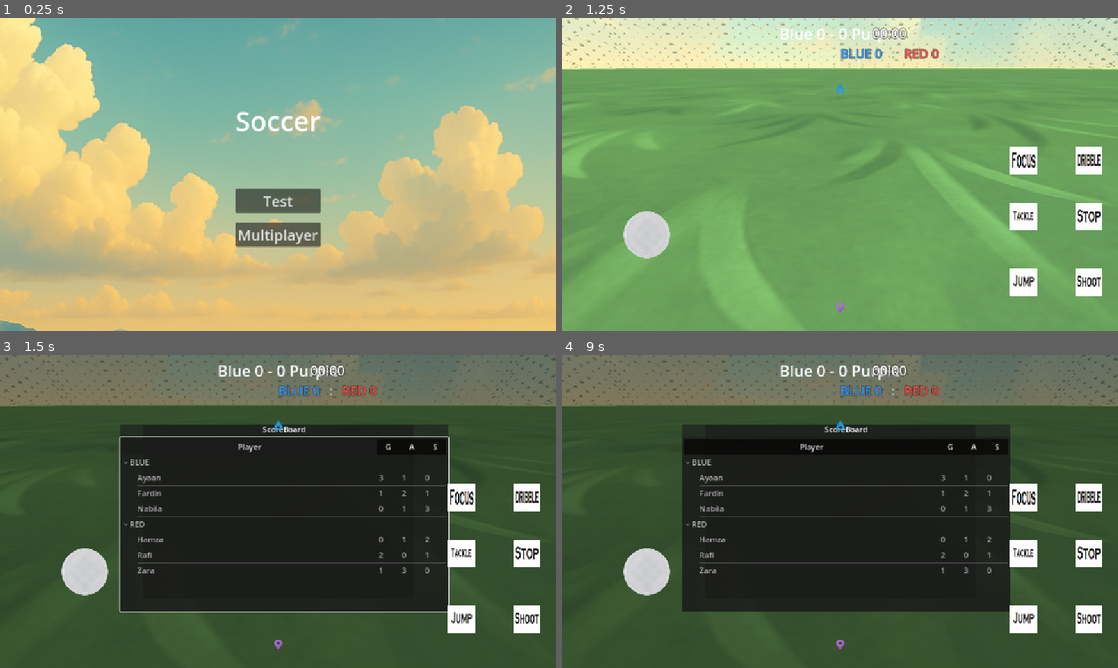
Above: before the commit, frames 1-4 (two rows, left to right).
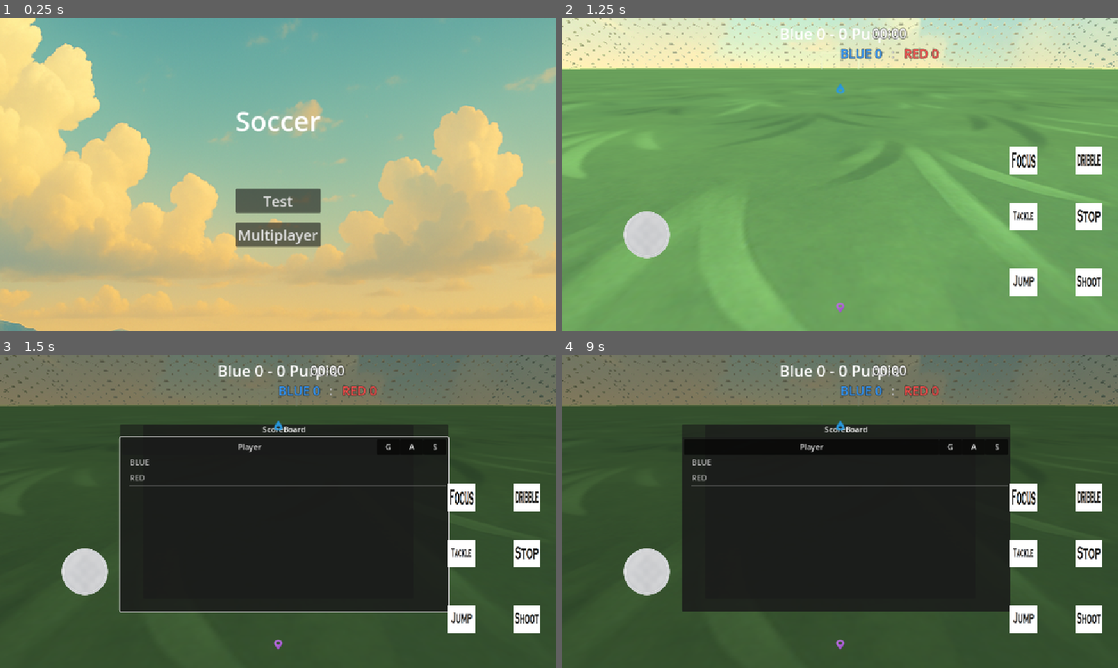
Above: after the commit, the same moments.

Repository: Faisal9777/power-soccer
Game: Godot game, scene res://title_screen.tscn
The game is run twice, just before and just after one commit, with the same random seed, the same clock (stepped at 60 frames per second) and the same inputs.
Inputs (mouse positions are in pixels of both pictures, inside the frame that each line leads up to):
- Up to frame 1 (0.25 s): no input
- Up to frame 2 (1.25 s): click "Test" at 0.5 s
- Up to frame 3 (1.5 s): tap Enter (ui_accept) at 1.25 s; move the mouse to (305, 511) at 1.27 s; hold W (move_forward) from 1.28 s (still down); hold Tab (scoreboard) from 1.28 s (still down); click (305, 511) at 1.42 s
- Up to frame 4 (9 s): tap Space (jump) at 1.52, 2.27, 3.77, 4.52, 5.27, 6.77, 7.52, 8.27 s; tap Shift (sprint) at 1.55, 2.1, 3.05, 6.6 s; tap Enter (ui_accept) every 0.75 s from 2 to 5 s; move the mouse to (812, 511) at 2.02 s; release Tab (scoreboard) at 2.03 s; tap Tab (scoreboard) at 2.3, 3.8, 5.1, 6.8, 8.3 s; move the mouse to (851, 505) at 2.77 s; hold E (dribble) 2.78-3.53 s; move the mouse to (834, 517) at 3.52 s; tap H (host_key) at 3.6 s; click (834, 517) at 3.67 s; move the mouse to (878, 514) at 4.27 s; hold Shift (sprint) 4.28-5.03 s; tap J (join_key) at 4.35 s; move the mouse to (795, 508) at 5.02 s; move the mouse to (845, 511) at 5.77 s; hold Shift (sprint) 5.78-6.53 s; click (845, 511) at 5.85 s; move the mouse to (817, 505) at 6.52 s; release W (move_forward) at 6.53 s; hold Right (move_right) 6.53-7.28 s; move the mouse to (867, 511) at 7.27 s; hold Shift (sprint) 7.28-8.03 s; hold W (move_forward) from 7.28 s (still down); tap R (stop_ball) at 7.35 s; move the mouse to (812, 511) at 8.02 s; tap Q (tackle) at 8.1 s; click (812, 511) at 8.17 s; move the mouse to (851, 505) at 8.77 s; hold Tab (scoreboard) from 8.78 s (still down)

Frames 1-2 are identical in both runs. In frame 3, 0.9% of the frame differs, in the area x 22-81%, y 34-70%; in frame 4, 0.9%.
Error before the commit: Out of bounds get index '1' (on base: 'Dictionary[int, CharacterBody3D]') (res://scripts/multiplayer/world_server.gd:112)
Error after the commit: Out of bounds get index '1' (on base: 'Dictionary[int, CharacterBody3D]') (res://scripts/multiplayer/world_server.gd:113)

Commit message:
fixed player repositioning and subsequent logic after a goal is scored

Diff:
--- a/scripts/multiplayer/game_client.gd
+++ b/scripts/multiplayer/game_client.gd
@@ -14,7 +14,7 @@
 var _countdown_label: Label
 var _is_player_frozen:= true
 var _network_endpoint : Node
-
+var _all_player_frozen := true
 var ball_scene : Node
 var spawns_blue : Node
 var spawns_red : Node
@@ -215,19 +215,24 @@
 	set_multiplayer_authority(1)
 
 func _physics_process(delta: float) -> void:
-	if _is_player_frozen and not state.is_paused:
-		_toggle_player_process(true)
-		_is_player_frozen = false
+	#if _is_player_frozen and not state.is_paused:
+		#_toggle_player_process(true)
+		#_is_player_frozen = false
+
 	if state and state.can_process:
 		if not state.is_paused:
 			# Everyone (server + clients) renders from replicated time_left_ms
 			_update_label(state.time_left_ms)
-
-		_update_countdown_ui(state.countdown_ms)
-		_update_score_label(state.blue_score, state.red_score)
+		if state.goal_scored:
+			_countdown_label.text = "Goal!"     # "3", "2", "1"
+			_countdown_label.show()
+		else:
+			_update_countdown_ui(state.countdown_ms)
+			_update_score_label(state.blue_score, state.red_score)
 
 func _position_players() -> void:
 	return
+
 
 func start_game() -> void:
 	#var ball_scene : Node3D = get_node(snapshots["ball_scene"])
@@ -246,6 +251,7 @@
 			continue
 
 		p.freeze(switch)
+	_all_player_frozen = switch
 
 func _position_players2() -> void:
 	var blue_placed := 1
--- a/scripts/multiplayer/game_server.gd
+++ b/scripts/multiplayer/game_server.gd
@@ -159,28 +159,35 @@
 
 func _start_game() -> void:
 	state.is_paused = false
+	_toggle_player_process(true)
 	#_toggle_player_process(false)
 
 func _toggle_player_process(toggle : bool) -> void:
+	var switch := false
+	if toggle != true:
+		switch = true
+
 	for k in GameState.roster.keys():
 		var p := get_node(GameState.roster[k]["player_path"]) as Node3D
 		#print("the player's id is: ", pid)
 		if p == null:
 			continue
-		p.freeze(toggle)
+		p.freeze(switch)
 
 func _set_game() -> void:
 	_spawn_ball_at(ball_spawn.global_transform.origin)
 	#_spawn_players_from_roster()
 
 	#var snapshots = _build_position_snapshots()
-	var snapshots = {"ball_scene" : ball_scene.get_path(),
-	"spawns_blue": spawns_blue.get_path(),
-	"spawns_red": spawns_red.get_path()
-
-	}
-	_client.start_game()
-	_network_endpoint.rpc("receive_network_input_dictionary", NetCodes.Msg.GAME_BEGIN,{})
+	#var snapshots = {"ball_scene" : ball_scene.get_path(),
+	#"spawns_blue": spawns_blue.get_path(),
+	#"spawns_red": spawns_red.get_path()
+	#
+	#}
+	_position_players2()
+	#_client.start_game()
+	_start_countdown_server()
+	#_network_endpoint.rpc("receive_network_input_dictionary", NetCodes.Msg.GAME_BEGIN,{})
 
 
 func init(game : Node, network_endpoint : Node, is_also_player : bool, roster : Dictionary) -> void:
@@ -212,7 +219,6 @@
 	if is_instance_valid(_red_zone):
 		_red_zone.body_entered.connect(_on_score_zone_body_entered.bind("red_goal"))
 	_set_game()
-	_start_countdown_server()
 	state.toggle_process(true)
 
 
@@ -220,6 +226,8 @@
 	if state.can_process:
 		if multiplayer.is_server():
 				_physics_process_server(delta)
+
+
 
 func _physics_process_server(delta: float) -> void:
 	if state.time_left_ms == 0:
@@ -256,6 +264,38 @@
 	print("time up")
 
 
+func _position_players2() -> void:
+	var blue_placed := 1
+	var red_placed  := 1
+
+	# Find a target to face: live Ball if it exists, else the BallSpawn
+	var ball := ball_scene
+	#var target_pos := ball.global_transform.origin if ball != null else ball_spawn.global_transform.origin
+	#var target_pos := ball_spawn.global_position
+	for k in GameState.roster.keys():
+		var pid := int(k)
+		var name := String(GameState.roster.get(pid, {}).get("name", ""))
+		var team := int(GameState.roster.get(pid, {}).get("team", 0))
+		#print("about to calll _cl_init_entry: ", multiplayer.get_unique_id())
+		# initialize only if missing
+		var p := get_node(GameState.roster[k]["player_path"]) as Node3D
+		#print("the player's id is: ", pid)
+		if p == null:
+			continue
+
+		if GameState.is_blue(pid):
+			var sp := spawns_blue.get_node_or_null("Spawn%d" % blue_placed) as Node3D
+			if sp:
+				p.global_transform = sp.global_transform
+				blue_placed += 1
+		else:
+			var sp := spawns_red.get_node_or_null("Spawn%d" % red_placed) as Node3D
+			if sp:
+				p.global_transform = sp.global_transform
+				red_placed += 1
+		# tell that specific client to aim their camera
+		p.focus_at(ball)
+		p.freeze(true)
 
 func _spawn_players_from_roster() -> void:
 	# player_scene should be known (from GameState or exported on World)
@@ -277,6 +317,8 @@
 
 		if team == GameState.Team.BLUE: blue_i += 1
 		else:                           red_i  += 1
+
+
 
 @rpc("any_peer", "reliable", "call_local")
 func _rpc_aim_camera(target_pos: Vector3, path: NodePath) -> void:
@@ -403,6 +445,21 @@
 	if not body.is_in_group("ball"): return       # tag your ball with group "ball"
 	_goal_lock = true
 	_handle_goal(which_goal, body)
+#func _handle_goal(which_goal: String, ball : Node3D) -> void:
+	## Example: ball in *red* goal means BLUE scores
+	#var scoring_team := "red"
+	#if which_goal == "blue_goal":
+		#scoring_team = "blue"
+	#_add_point(scoring_team, ball)
+	## Wait 3 seconds, then reset
+	## Show "Goal!" on every client (server does NOT run it)
+	#var secs := 3
+	#rpc("_cl_handle_goal_outcome", "Goal!", secs)
+	## server waits locally; this does not block clients
+	#await get_tree().create_timer(secs).timeout
+	#_set_game()
+	#_goal_lock = false
+
 func _handle_goal(which_goal: String, ball : Node3D) -> void:
 	# Example: ball in *red* goal means BLUE scores
 	var scoring_team := "red"
@@ -411,13 +468,14 @@
 	_add_point(scoring_team, ball)
 	# Wait 3 seconds, then reset
 	# Show "Goal!" on every client (server does NOT run it)
+	state.is_paused = false
 	var secs := 3
-	rpc("_cl_handle_goal_outcome", "Goal!", secs)
-	# server waits locally; this does not block clients
+	state.goal_scored = true
 	await get_tree().create_timer(secs).timeout
+	state.goal_scored = false
+
 	_set_game()
 	_goal_lock = false
-
 
 func _add_point(scoring_team: String, ball : Node3D) -> void:
 	var goal_player = ball.get_player(0)
@@ -434,22 +492,37 @@
 		#red_score += 1
 	#var stats_array = get_stats_in_array()
 	#_scoreboard_instance.set_stats(stats_array)
-	rpc("_cl_apply_goal_update", scoring_team, goal_player, assist_player, GameState.is_in_the_same_team(goal_player, scoring_team))
+	_apply_goal_update(scoring_team, goal_player, assist_player, GameState.is_in_the_same_team(goal_player, scoring_team))
+	#rpc("_cl_apply_goal_update", scoring_team, goal_player, assist_player, GameState.is_in_the_same_team(goal_player, scoring_team))
 
 @rpc("authority", "reliable", "call_local")
 func _cl_apply_goal_update(scoring_team : String, goal_player : int, assist_player : int, is_in_the_same_team : bool) -> void:
 	if goal_player != -1 and not is_in_the_same_team:
-		game[goal_player]["goals"] += 1
+		state.add_goal(goal_player)
 	else:
-		game[goal_player]["goals"] -= 1
+		state.sub_goal(goal_player)
 	if assist_player != -1 and not is_in_the_same_team:
-		game[goal_player]["assists"] += 1
+		state.add_assist(assist_player)
 	if scoring_team == "red":
 		state.blue_score += 1
 	else:
 		state.red_score += 1
-	var stats_array = get_stats_in_array()
-	_scoreboard_instance.set_stats(stats_array)
+	#var stats_data = state.get_game_data()
+	#_scoreboard_instance.set_stats(stats_data)
+
+func _apply_goal_update(scoring_team : String, goal_player : int, assist_player : int, is_in_the_same_team : bool) -> void:
+	if goal_player != -1 and not is_in_the_same_team:
+		state.add_goal(goal_player)
+	else:
+		state.sub_goal(goal_player)
+	if assist_player != -1 and not is_in_the_same_team:
+		state.add_assist(assist_player)
+	if scoring_team == "red":
+		state.blue_score += 1
+	else:
+		state.red_score += 1
+	#var stats_data = state.get_game_data()
+	#
 
 @rpc("authority", "reliable", "call_local")
 func _cl_handle_goal_outcome(text: String, seconds: float) -> void:
--- a/scripts/multiplayer/ingame_states.gd
+++ b/scripts/multiplayer/ingame_states.gd
@@ -7,7 +7,10 @@
 var red_score: int = 0
 var countdown_ms: int = 0
 var scene_path_to_load := ""
+var game_data = {}
+var goal_scored := false
 func _ready() -> void:
+	set_multiplayer_authority(1)
 	_install_synchronizer()
 
 func _install_synchronizer() -> void:
@@ -23,6 +26,8 @@
 	cfg.add_property(NodePath(".:is_paused"))
 	cfg.add_property(NodePath(".:can_process"))
 	cfg.add_property(NodePath(".:scene_path_to_load"))
+	cfg.add_property(NodePath(".:game_data"))
+	cfg.add_property(NodePath(".:goal_scored"))
 
 	cfg.property_set_replication_mode(NodePath(".:time_left_ms"), SceneReplicationConfig.REPLICATION_MODE_ALWAYS)
 	cfg.property_set_replication_mode(NodePath(".:blue_score"),   SceneReplicationConfig.REPLICATION_MODE_ON_CHANGE)
@@ -31,9 +36,33 @@
 	cfg.property_set_replication_mode(NodePath(".:is_paused"),    SceneReplicationConfig.REPLICATION_MODE_ALWAYS)
 	cfg.property_set_replication_mode(NodePath(".:can_process"),  SceneReplicationConfig.REPLICATION_MODE_ALWAYS)
 	cfg.property_set_replication_mode(NodePath(".:scene_path_to_load"), SceneReplicationConfig.REPLICATION_MODE_ALWAYS)
+	cfg.property_set_replication_mode(NodePath(".:game_data"), SceneReplicationConfig.REPLICATION_MODE_ALWAYS)
+	cfg.property_set_replication_mode(NodePath(".:goal_scored"), SceneReplicationConfig.REPLICATION_MODE_ALWAYS)
 
 	sync.replication_config = cfg
 	sync.replication_interval = 0.0
 
+func set_roster(roster : Dictionary) -> void:
+	for peer_id in roster.keys():
+		var peer = roster[peer_id]
+		var peer_data = {"name" :  peer["name"],
+		"team" : peer["team"], "goals" : 0, "assists" : 0, "saves" : 0}
+		game_data[peer_id]  = peer_data
+
 func toggle_process(toggle : bool) -> void:
 	can_process = toggle
+
+func add_goal(player_id : int) -> void:
+	game_data[player_id]["goals"] += 1
+
+func sub_goal(player_id : int) -> void:
+	game_data[player_id]["goals"] -= 1
+
+func add_assist(player_id : int) -> void:
+	game_data[player_id]["assists"] += 1
+
+func sub_assist(player_id : int) -> void:
+	game_data[player_id]["assists"] -= 1
+
+func get_game_data() -> Dictionary:
+	return game_data
--- a/scripts/multiplayer/world_server.gd
+++ b/scripts/multiplayer/world_server.gd
@@ -30,6 +30,7 @@
 		}, blue_spawns, red_spawns, ball_spawn, ball_scene)
 	_game_server.init(ingame, _network_endpoint, _is_also_player, roster)
 	_network_endpoint.set_game(_game_server)
+	ingame.set_roster(GameState.roster)
 	if _is_also_player:
 		_peers_ready += 1
 
@@ -145,10 +146,6 @@
 		var snapshot := _players[peer_id].get_snapshot() as Dictionary
 		snapshot["last_server_seq"] = int(last_server_seq.get(peer_id, -1))
 		snapshots[peer_id] = snapshot
-		if peer_id != 1:
-			print("before sending player snapshot to the client")
-			print("for the seq: ", snapshot["last_server_seq"])
-			print("the client's position: ", snapshot["pos"])
 
 	_network_endpoint.rpc("receive_network_input", snapshots, multiplayer.get_unique_id())
 
--- a/scripts/player.gd
+++ b/scripts/player.gd
@@ -207,12 +207,14 @@
 			"pos" : global_position,
 			"vel": velocity,
 			"yaw": rotation.y,
-			"pitch": (aim_pivot.rotation.x if is_instance_valid(aim_pivot) else 0.0)
+			"pitch": (aim_pivot.rotation.x if is_instance_valid(aim_pivot) else 0.0),
+			"is_frozen" : _is_frozen
 		}
 	return snapshot
 func apply_snapshot(snap: Dictionary) -> void:
 	var yaw := snap["yaw"] as float
 	var pitch := snap["pitch"] as float
+	_is_frozen = snap["is_frozen"]
 	_apply_facing_absolute(yaw, pitch)
 	global_position = snap["pos"]
 
@@ -255,7 +257,7 @@
 			"mvz": mvz,
 			"yaw": _yaw_abs,
 			"pitch": _pitch_abs,
-			"sprint" : Input.is_action_pressed("sprint")
+			"sprint" : Input.is_action_pressed("sprint"),
 		}
 	return input
 
--- a/scripts/scoreboard_scene.gd
+++ b/scripts/scoreboard_scene.gd
@@ -3,7 +3,8 @@
 
 @export var tree_path: NodePath   # assign in Inspector (to your Tree)
 var _tree: Tree
-
+var _game_data_holder : Node
+var _sc_popup : Control
 enum Team { BLUE, RED }
 
 const TEAM_NAME := { Team.BLUE: "BLUE", Team.RED: "RED" }
@@ -36,6 +37,18 @@
 	_setup_columns()
 	# Render the fake data now
 	set_stats(_fake_stats)
+
+func set_game_data_holder(holder: Node, sc_popup : Control) -> void:
+
+	_game_data_holder = holder
+	_sc_popup = sc_popup
+	# Team he
+
+func show_score(toggle : bool) -> void:
+	var data : Dictionary = _game_data_holder.get_game_data()
+	var stats : Array = _get_stats_in_array(data)
+	set_stats(stats)
+	_sc_popup.visible = toggle
 
 # -------- Public API: call later with real data --------
 # snapshot = [{id, name, team (0/1), goals, assists, saves}, ...]
@@ -88,3 +101,34 @@
 func _unhandled_input(e: InputEvent) -> void:
 	if e is InputEventKey and e.pressed and !e.echo and (e.keycode == KEY_ESCAPE or e.physical_keycode == KEY_ESCAPE):
 		queue_free()
+
+func _get_stats_in_array(game: Dictionary) -> Array[Dictionary]:
+	var stats: Array[Dictionary] = []
+
+	for k in game.keys():
+		var pid: int = int(k)
+		var e := game[k] as Dictionary
+
+		# name: prefer _game entry; fall back to GameState.roster
+		var name_val: String = ""
+		if e.has("name"):
+			name_val = String(e["name"])
+
+		# team: derive from your helper
+		var team_val := e["team"] as int
+
+
+		# build one row
+		var row: Dictionary = {
+			"id": k,
+			"name": name_val,
+			"team": team_val,
+			"goals": int(e.get("goals", 0)),
+			"assists": int(e.get("assists", 0)),
+			"saves": int(e.get("saves", 0)),  # default to 0 if you don't track it
+		}
+		stats.append(row)
+
+	# (Optional) stable ordering by id
+	stats.sort_custom(func(a, b): return int(a["id"]) < int(b["id"]))
+	return stats
--- a/scripts/world.gd
+++ b/scripts/world.gd
@@ -90,11 +90,12 @@
 		players_root.add_child(spawner)
 	_create_ball_spawner()
 	_setup_pause_dialog()
-	_setup_scoreboard_popup()
 	#_initialize_game_setup()
 	var game : Node = Ingame.new()
 	game.name = "ingame_state"
+
 	add_child(game)
+	_setup_scoreboard_popup(game)
 	if multiplayer.is_server():
 		_server_setup3()
 
@@ -180,7 +181,7 @@
 
 	return [overlay, panel]
 
-func _setup_scoreboard_popup() -> void:
+func _setup_scoreboard_popup(game_data_holder : Node) -> void:
 	var parts := _make_centered_overlay("ScoreboardOverlay", Vector2i(560, 360))
 	_scoreboard_popup = parts[0]
 	var panel: Panel = parts[1]
@@ -241,6 +242,7 @@
 
 		inner_center.add_child(root_ctrl)
 		_scoreboard_instance = root_ctrl
+		_scoreboard_instance.set_game_data_holder(game_data_holder, _scoreboard_popup)
 	else:
 		push_error("Could not load scoreboard scene at: %s" % scoreboard_scene_path)
 
@@ -249,12 +251,12 @@
 	if SCOREBOARD_PAUSES:
 		get_tree().paused = true
 		# keep mouse as-is (you’re only holding a key)
-	_scoreboard_popup.visible = true
+	_scoreboard_instance.show_score(true)
 
 func _close_scoreboard() -> void:
 	_scoreboard_popup.visible = false
 	if SCOREBOARD_PAUSES and get_tree().paused:
-		get_tree().paused = false
+		_scoreboard_instance.show_score(false)
 
 func _setup_pause_dialog() -> void:
 	# Root overlay that still works while paused
Not shown: 1 places in ScoreboardScene.tscn that only renumber resources
